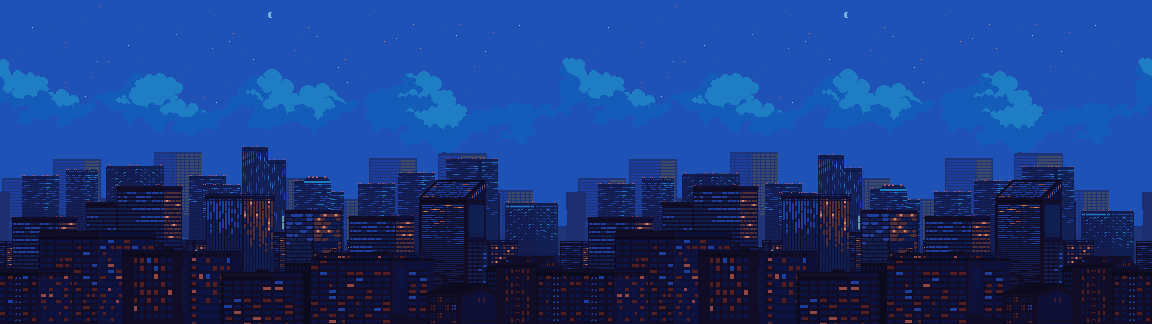
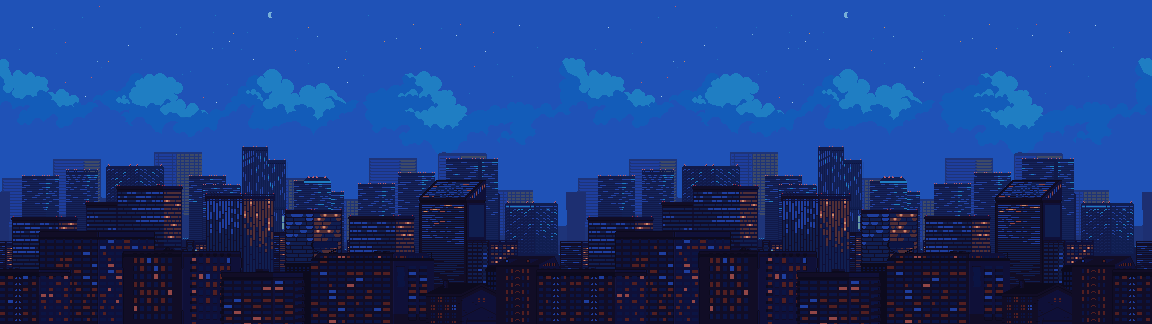
Before/after of a 1152x324 layered artwork. What changed in the layer stack:
renamed "3.png" to "Camada", painted on it over [598, 146, 1136, 263]
